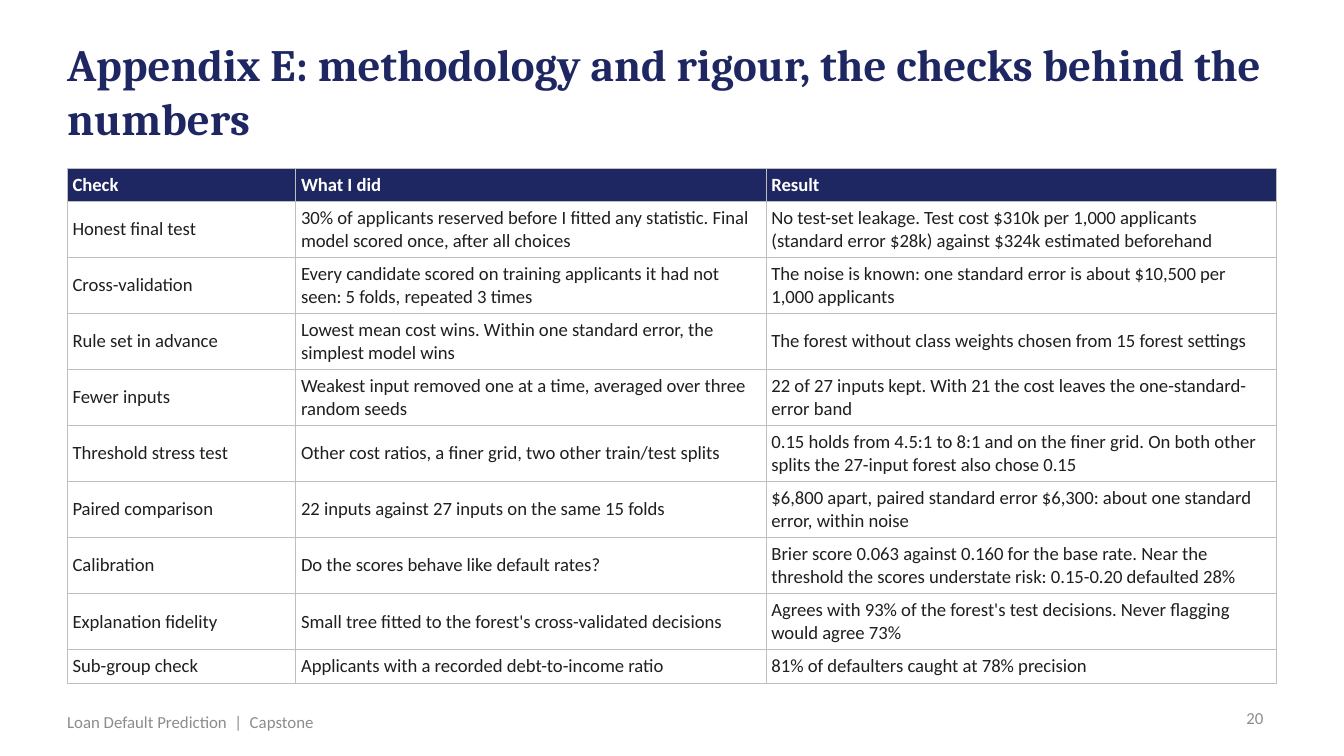
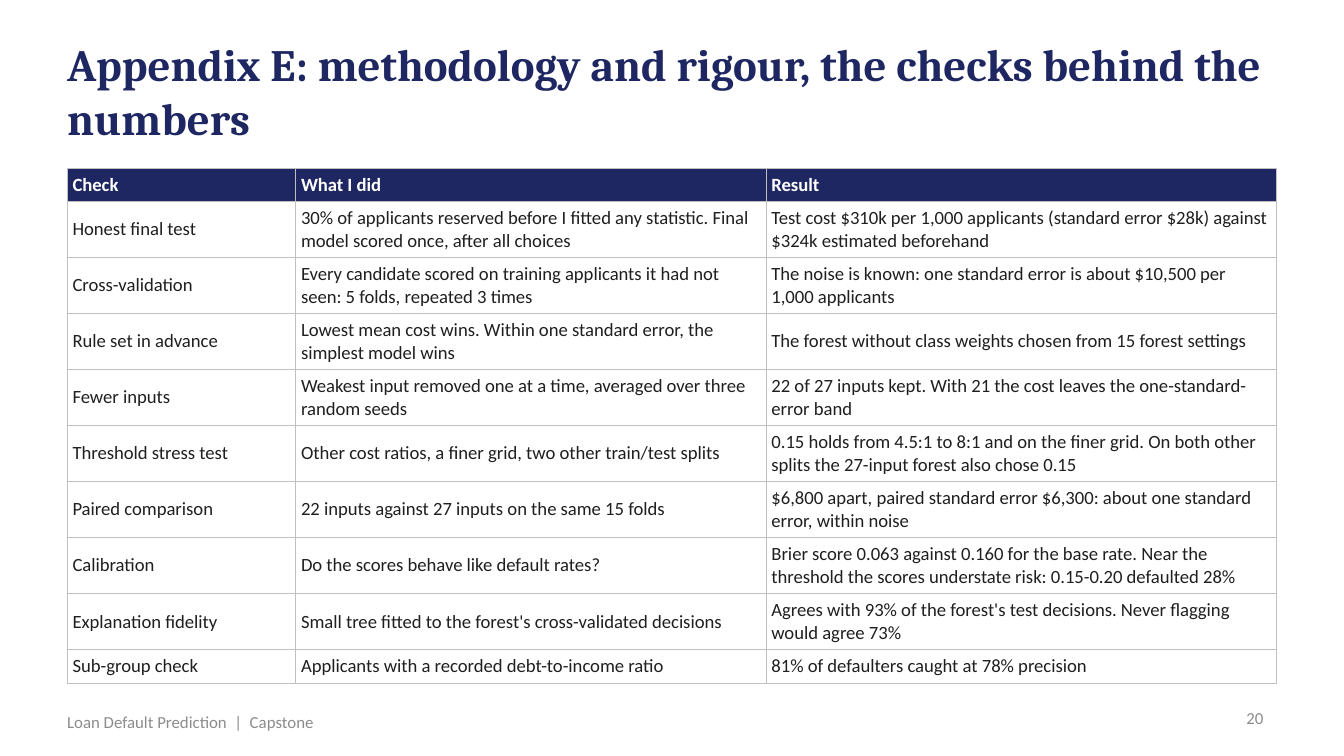
Before and after one commit to shubham1891/Personal-code, a slide deck: slide 20 of presentation/Loan_Default_Prediction_Presentation.pptx. Drawn at 1344x756 pixels with LibreOffice and Linux fonts; fonts in the diff are those of the drawing. Boxes give left, top, right and bottom in pixels: in the first picture for what was removed or moved away, otherwise in the second. Text is boxed around its words. In the diff, an @@ line names an element or a change of style, - is before the commit and + after.

```diff
--- a/presentation/Loan_Default_Prediction_Presentation.pptx
+++ b/presentation/Loan_Default_Prediction_Presentation.pptx
@@ table at (67,168,1277,679) @@
-row 2, column 3: No test-set leakage. Test cost $310k per 1,000 applicants (standard error $28k) against $324k estimated beforehand
+row 2, column 3: Test cost $310k per 1,000 applicants (standard error $28k) against $324k estimated beforehand
```
Also in this commit, not shown: 5 other slides changed, 6 other files.
